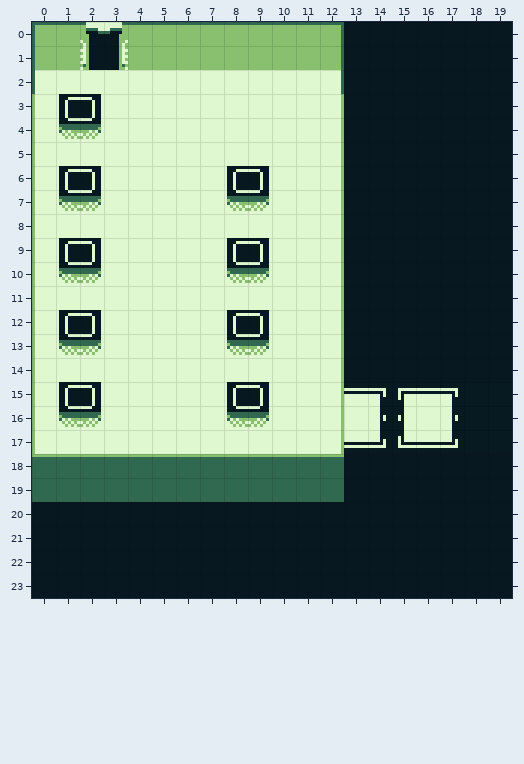
Two states of a Tiled map, assets/backgrounds/GUI/inventory.tmx. Above, as it was before the edit.
Cells are 8x8 px. Shown: x 0..19, y 0..23. The old version is drawn lined up with the new one.
And afterwards:
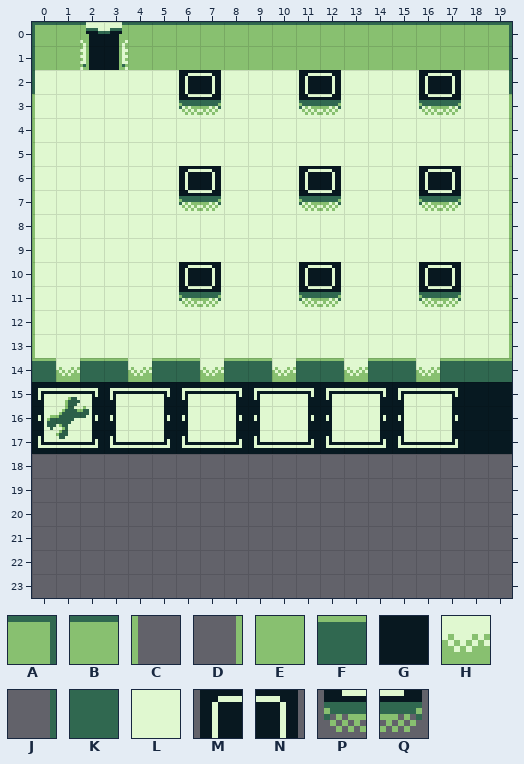
Key: from "First": A 178 flipped left-right, B 179, C 226, D 226 flipped left-right, E 271, F 274, G 406, H 832, J 1351, K 1353, L 1401, M 2149, N 2149 flipped left-right, P 2197, Q 2197 flipped left-right.
_ is an empty cell, # one hidden under a higher layer.
The edit:
map size 20x24 -> 20x18 cells
Layer "BG":
y 1: x 13..19 GGGGGGG -> EEEEEEE
y 18..19: x 0..19 #############GGGGGGG -> ____________________
y 20..23: x 0..19 GGGGGGGGGGGGGGGGGGGG -> ____________________
Layer "Floors":
y 2..13: x 13..19 _______ -> LLLLLLL
y 14: x 1 L -> H; x 4 L -> H; x 7 L -> H; x 10 L -> H; x 13 _ -> H; x 16 _ -> H
y 15: x 0..12 LLLLLLLLLLLLL -> _____________
y 16: x 0..3 LLLL -> ____; x 5..6 LL -> __; x 8..9 LL -> __; x 11..12 LL -> __
y 17: x 0..12 LLLLLLLLLLLLL -> _____________
y 18: x 12 # -> _
y 19: x 0..12 ############# -> _____________
Layer "Topwalls":
y 0: x 12..19 #_______ -> BBBBBBBA
y 1..2: x 12 J -> _; x 19 _ -> J
y 3..13: x 12 D -> _; x 19 _ -> D
y 14: x 0 C -> F; x 2..3 __ -> FF; x 5..6 __ -> FF; x 8..9 __ -> FF; x 11..12 _D -> FF; x 14..15 __ -> FF; x 17..19 ___ -> FFF
y 15..17: x 0 C -> _; x 12 D -> _
y 18..19: x 0..12 ############# -> _____________
Layer "Obj":
y 0: x 12 A -> _
y 1: x 12 J -> _
y 2: x 6..7 __ -> MN; x 11..12 _J -> MN; x 16..17 __ -> MN
y 3: x 1..2 MN -> __; x 6..7 __ -> PQ; x 11..12 _D -> PQ; x 16..17 __ -> PQ
y 4: x 1..2 PQ -> __; x 12 D -> _
y 5: x 12 D -> _
y 6: x 1..2 MN -> __; x 6..9 __MN -> MN__; x 11..12 _D -> MN; x 16..17 __ -> MN
y 7: x 1..2 PQ -> __; x 6..9 __PQ -> PQ__; x 11..12 _D -> PQ; x 16..17 __ -> PQ
y 8: x 12 D -> _
y 9: x 1..2 MN -> __; x 8..9 MN -> __; x 12 D -> _
y 10: x 1..2 PQ -> __; x 6..9 __PQ -> MN__; x 11..12 _D -> MN; x 16..17 __ -> MN
y 11: x 6..7 __ -> PQ; x 11..12 _D -> PQ; x 16..17 __ -> PQ
y 12: x 1..2 MN -> __; x 8..9 MN -> __; x 12 D -> _
y 13: x 1..2 PQ -> __; x 8..9 PQ -> __; x 12 D -> _
y 14: x 0 C -> _; x 12 D -> _
y 15: x 0..2 CMN -> ___; x 8..9 MN -> __; x 12 D -> _
y 16: x 0..2 CPQ -> ___; x 8..9 PQ -> __; x 12 D -> _
y 17: x 0 C -> _; x 12 D -> _
y 18: x 0..12 FFFFFFFFFFFFF -> _____________
y 19: x 0..12 KKKKKKKKKKKKK -> _____________
Boxes around the changes in both pictures, in picture pixels (x1, y1, x2, y2):
changed: (32, 22, 512, 598)
